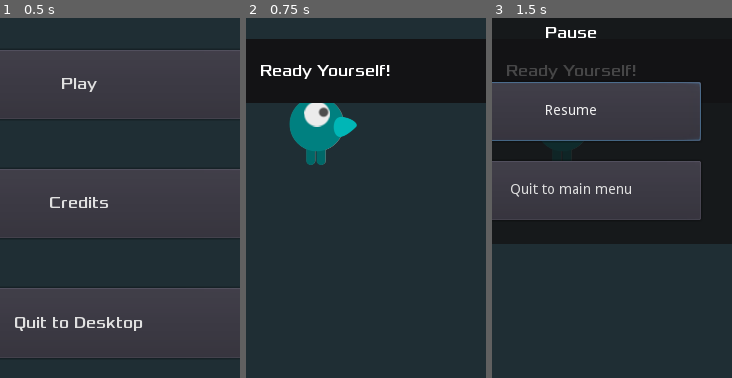
Above: before the commit, frames 1-3 (left to right).
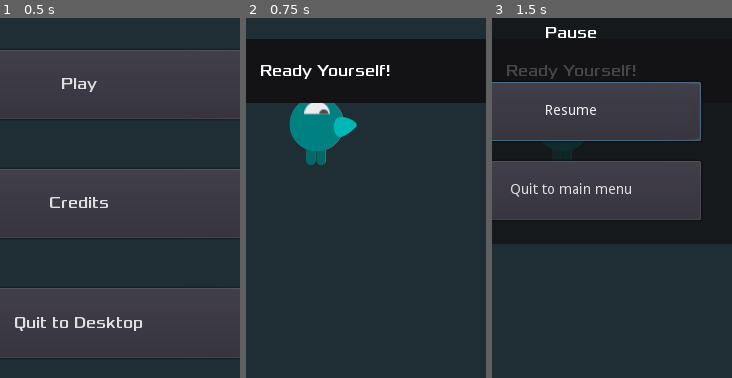
Above: after the commit, the same moments.

Repository: AlixBarreaux/dodge-the-beasties
Game: Godot game, scene res://scenes/Main.tscn
The game is run twice, just before and just after one commit, with the same random seed, the same clock (stepped at 60 frames per second) and the same inputs.
Inputs (mouse positions are % of the whole screen's width and height, from its top left):
- Up to frame 1 (0.5 s): no input
- Up to frame 2 (0.75 s): click "Play" at 0.5 s
- Up to frame 3 (1.5 s): click (92, 5) at 1.25 s
The pictures show only the part of the screen within x 34-84%, y 35-85%; the shares and areas given below are measured in that part.

Frame 1 is identical in both runs. In frame 2, 0.4% of the frame differs, in the area x 24-35%, y 24-31%; in frame 3, nothing differs.

Commit message:
Create new animationTrees/Players which react to start timer signal

Diff:
--- a/autoloads/events.gd
+++ b/autoloads/events.gd
@@ -9,6 +9,8 @@
 signal player_defeated
 signal main_menu_requested
 
+signal start_timer_timeout
+
 
 # ---------------------- RUN CODE ---------------------
 
--- a/project.godot
+++ b/project.godot
@@ -43,6 +43,11 @@
 "class": "QuitButton",
 "language": "GDScript",
 "path": "res://scripts/gui/quit_to_desktop_button.gd"
+}, {
+"base": "Timer",
+"class": "StartTimer",
+"language": "GDScript",
+"path": "res://start_timer.gd"
 } ]
 _global_script_class_icons={
 "DeathSoundPlayer": "",
@@ -51,7 +56,8 @@
 "MainMenu": "",
 "PauseMenu": "",
 "Player": "",
-"QuitButton": ""
+"QuitButton": "",
+"StartTimer": ""
 }
 
 [application]
--- a/resources/default_bus_layout.tres
+++ b/resources/default_bus_layout.tres
@@ -1,6 +1,7 @@
 [gd_resource type="AudioBusLayout" format=2]
 
 [resource]
+bus/0/volume_db = -80.0
 bus/1/name = "SFX"
 bus/1/solo = false
 bus/1/mute = false
--- a/scenes/Main.tscn
+++ b/scenes/Main.tscn
@@ -7,6 +7,7 @@
 [ext_resource path="res://assets/sound/music/house-in-a-forest-loop.ogg" type="AudioStream" id=5]
 [ext_resource path="res://assets/sound/sound-effects/game-over.wav" type="AudioStream" id=6]
 [ext_resource path="res://scripts/death_sound_player.gd" type="Script" id=7]
+[ext_resource path="res://start_timer.gd" type="Script" id=8]
 
 [sub_resource type="Curve2D" id=1]
 _data = {
@@ -40,6 +41,7 @@
 [node name="StartTimer" type="Timer" parent="."]
 wait_time = 2.0
 one_shot = true
+script = ExtResource( 8 )
 
 [node name="PlayerStartingPosition" type="Position2D" parent="."]
 position = Vector2( 232, 368 )
@@ -58,3 +60,4 @@
 
 [connection signal="timeout" from="MobTimer" to="." method="_on_MobTimer_timeout"]
 [connection signal="timeout" from="ScoreTimer" to="." method="_on_ScoreTimer_timeout"]
+[connection signal="timeout" from="StartTimer" to="StartTimer" method="_on_StartTimer_timeout"]
--- a/scenes/Player.tscn
+++ b/scenes/Player.tscn
@@ -21,29 +21,158 @@
 "speed": 5.0
 } ]
 
+[sub_resource type="Animation" id=28]
+resource_name = "Die"
+tracks/0/type = "value"
+tracks/0/path = NodePath(".:frame")
+tracks/0/interp = 1
+tracks/0/loop_wrap = true
+tracks/0/imported = false
+tracks/0/enabled = true
+tracks/0/keys = {
+"times": PoolRealArray( 0 ),
+"transitions": PoolRealArray( 1 ),
+"update": 1,
+"values": [ 4 ]
+}
+
+[sub_resource type="Animation" id=29]
+resource_name = "Happy"
+tracks/0/type = "value"
+tracks/0/path = NodePath(".:frame")
+tracks/0/interp = 1
+tracks/0/loop_wrap = true
+tracks/0/imported = false
+tracks/0/enabled = true
+tracks/0/keys = {
+"times": PoolRealArray( 0 ),
+"transitions": PoolRealArray( 1 ),
+"update": 1,
+"values": [ 3 ]
+}
+
+[sub_resource type="Animation" id=27]
+resource_name = "Idle"
+tracks/0/type = "value"
+tracks/0/path = NodePath(".:frame")
+tracks/0/interp = 1
+tracks/0/loop_wrap = true
+tracks/0/imported = false
+tracks/0/enabled = true
+tracks/0/keys = {
+"times": PoolRealArray( 0 ),
+"transitions": PoolRealArray( 1 ),
+"update": 1,
+"values": [ 2 ]
+}
+
+[sub_resource type="Animation" id=32]
+resource_name = "Prepare"
+tracks/0/type = "value"
+tracks/0/path = NodePath(".:frame")
+tracks/0/interp = 1
+tracks/0/loop_wrap = true
+tracks/0/imported = false
+tracks/0/enabled = true
+tracks/0/keys = {
+"times": PoolRealArray( 0 ),
+"transitions": PoolRealArray( 1 ),
+"update": 1,
+"values": [ 0 ]
+}
+
+[sub_resource type="Animation" id=30]
+length = 0.001
+tracks/0/type = "value"
+tracks/0/path = NodePath(".:frame")
+tracks/0/interp = 1
+tracks/0/loop_wrap = true
+tracks/0/imported = false
+tracks/0/enabled = true
+tracks/0/keys = {
+"times": PoolRealArray( 0 ),
+"transitions": PoolRealArray( 1 ),
+"update": 1,
+"values": [ 2 ]
+}
+
+[sub_resource type="AnimationNodeAnimation" id=34]
+animation = "Die"
+
+[sub_resource type="AnimationNodeAnimation" id=35]
+animation = "Happy"
+
+[sub_resource type="AnimationNodeAnimation" id=40]
+animation = "Idle"
+
+[sub_resource type="AnimationNodeAnimation" id=41]
+animation = "Prepare"
+
+[sub_resource type="AnimationNodeStateMachineTransition" id=39]
+
+[sub_resource type="AnimationNodeStateMachineTransition" id=42]
+
+[sub_resource type="AnimationNodeStateMachineTransition" id=43]
+
+[sub_resource type="AnimationNodeStateMachineTransition" id=44]
+
+[sub_resource type="AnimationNodeStateMachineTransition" id=45]
+
+[sub_resource type="AnimationNodeStateMachineTransition" id=46]
+
+[sub_resource type="AnimationNodeStateMachineTransition" id=47]
+
+[sub_resource type="AnimationNodeStateMachineTransition" id=55]
+
+[sub_resource type="AnimationNodeStateMachineTransition" id=56]
+
+[sub_resource type="AnimationNodeStateMachine" id=36]
+states/Die/node = SubResource( 34 )
+states/Die/position = Vector2( 546, 223 )
+states/Happy/node = SubResource( 35 )
+states/Happy/position = Vector2( 546, 60 )
+states/Idle/node = SubResource( 40 )
+states/Idle/position = Vector2( 124, 223 )
+states/Prepare/node = SubResource( 41 )
+states/Prepare/position = Vector2( 124, 60 )
+transitions = [ "Happy", "Die", SubResource( 39 ), "Prepare", "Idle", SubResource( 42 ), "Idle", "Prepare", SubResource( 43 ), "Happy", "Prepare", SubResource( 44 ), "Prepare", "Happy", SubResource( 45 ), "Prepare", "Die", SubResource( 46 ), "Idle", "Die", SubResource( 47 ), "Idle", "Happy", SubResource( 55 ), "Happy", "Idle", SubResource( 56 ) ]
+start_node = "Prepare"
+graph_offset = Vector2( -7, 6 )
+
+[sub_resource type="AnimationNodeStateMachinePlayback" id=37]
+
 [sub_resource type="CircleShape2D" id=2]
 radius = 52.0
 
 [sub_resource type="Animation" id=3]
 resource_name = "Die"
-
-[sub_resource type="Animation" id=21]
-resource_name = "Eye Alert"
-tracks/0/type = "value"
-tracks/0/path = NodePath("EyeSprite:frame")
-tracks/0/interp = 1
-tracks/0/loop_wrap = true
-tracks/0/imported = false
-tracks/0/enabled = true
-tracks/0/keys = {
-"times": PoolRealArray( 0 ),
-"transitions": PoolRealArray( 1 ),
-"update": 1,
-"values": [ 3 ]
-}
-
-[sub_resource type="Animation" id=22]
-resource_name = "Eye Rest"
+tracks/0/type = "value"
+tracks/0/path = NodePath(".:rotation_degrees")
+tracks/0/interp = 1
+tracks/0/loop_wrap = true
+tracks/0/imported = false
+tracks/0/enabled = true
+tracks/0/keys = {
+"times": PoolRealArray( 0, 0.4, 0.9 ),
+"transitions": PoolRealArray( 1, 1, 1 ),
+"update": 0,
+"values": [ 0.0, 360.0, 720.0 ]
+}
+tracks/1/type = "value"
+tracks/1/path = NodePath(".:scale")
+tracks/1/interp = 1
+tracks/1/loop_wrap = true
+tracks/1/imported = false
+tracks/1/enabled = true
+tracks/1/keys = {
+"times": PoolRealArray( 0, 0.9 ),
+"transitions": PoolRealArray( 1, 1 ),
+"update": 0,
+"values": [ Vector2( 1, 1 ), Vector2( 0, 0 ) ]
+}
+
+[sub_resource type="Animation" id=48]
+resource_name = "Idle"
 
 [sub_resource type="Animation" id=10]
 resource_name = "Move Down"
@@ -120,7 +249,7 @@
 "values": [ true ]
 }
 tracks/1/type = "value"
-tracks/1/path = NodePath("EyeSprite:flip_h")
+tracks/1/path = NodePath(".:rotation_degrees")
 tracks/1/interp = 1
 tracks/1/loop_wrap = true
 tracks/1/imported = false
@@ -128,12 +257,27 @@
 tracks/1/keys = {
 "times": PoolRealArray( 0 ),
 "transitions": PoolRealArray( 1 ),
-"update": 1,
-"values": [ false ]
-}
-
-[sub_resource type="AnimationNodeAnimation" id=5]
+"update": 0,
+"values": [ 0.0 ]
+}
+tracks/2/type = "value"
+tracks/2/path = NodePath(".:scale")
+tracks/2/interp = 1
+tracks/2/loop_wrap = true
+tracks/2/imported = false
+tracks/2/enabled = true
+tracks/2/keys = {
+"times": PoolRealArray( 0 ),
+"transitions": PoolRealArray( 1 ),
+"update": 0,
+"values": [ Vector2( 1, 1 ) ]
+}
+
+[sub_resource type="AnimationNodeAnimation" id=49]
 animation = "Die"
+
+[sub_resource type="AnimationNodeAnimation" id=50]
+animation = "Idle"
 
 [sub_resource type="AnimationNodeAnimation" id=14]
 animation = "Move Down"
@@ -160,14 +304,23 @@
 max_space = Vector2( 1, 5 )
 blend_mode = 1
 
-[sub_resource type="AnimationNodeStateMachineTransition" id=19]
+[sub_resource type="AnimationNodeStateMachineTransition" id=51]
+
+[sub_resource type="AnimationNodeStateMachineTransition" id=52]
+
+[sub_resource type="AnimationNodeStateMachineTransition" id=53]
+
+[sub_resource type="AnimationNodeStateMachineTransition" id=54]
 
 [sub_resource type="AnimationNodeStateMachine" id=8]
-states/Die/node = SubResource( 5 )
-states/Die/position = Vector2( 743, 72 )
+states/Die/node = SubResource( 49 )
+states/Die/position = Vector2( 316, 174 )
+states/Idle/node = SubResource( 50 )
+states/Idle/position = Vector2( 187, 88 )
 states/Move/node = SubResource( 18 )
-states/Move/position = Vector2( 544, 72 )
-transitions = [ "Move", "Die", SubResource( 19 ) ]
+states/Move/position = Vector2( 451, 88 )
+transitions = [ "Idle", "Die", SubResource( 51 ), "Idle", "Move", SubResource( 52 ), "Move", "Idle", SubResource( 53 ), "Move", "Die", SubResource( 54 ) ]
+start_node = "Idle"
 
 [sub_resource type="AnimationNodeStateMachinePlayback" id=9]
 
@@ -193,6 +346,19 @@
 hframes = 5
 frame = 2
 
+[node name="AnimationPlayer" type="AnimationPlayer" parent="EyeSprite"]
+anims/Die = SubResource( 28 )
+anims/Happy = SubResource( 29 )
+anims/Idle = SubResource( 27 )
+anims/Prepare = SubResource( 32 )
+anims/RESET = SubResource( 30 )
+
+[node name="AnimationTree" type="AnimationTree" parent="EyeSprite"]
+tree_root = SubResource( 36 )
+anim_player = NodePath("../AnimationPlayer")
+active = true
+parameters/playback = SubResource( 37 )
+
 [node name="CollisionShape2D" type="CollisionShape2D" parent="."]
 self_modulate = Color( 0.0784314, 1, 0, 1 )
 position = Vector2( 0, -6.28249 )
@@ -201,8 +367,7 @@
 
 [node name="AnimationPlayer" type="AnimationPlayer" parent="."]
 anims/Die = SubResource( 3 )
-"anims/Eye Alert" = SubResource( 21 )
-"anims/Eye Rest" = SubResource( 22 )
+anims/Idle = SubResource( 48 )
 "anims/Move Down" = SubResource( 10 )
 "anims/Move Left" = SubResource( 4 )
 "anims/Move Right" = SubResource( 11 )
@@ -214,7 +379,7 @@
 anim_player = NodePath("../AnimationPlayer")
 active = true
 parameters/playback = SubResource( 9 )
-parameters/Move/blend_position = Vector2( -0.0316957, 3.92857 )
+parameters/Move/blend_position = Vector2( 0, 0 )
 
 [node name="MobDetectZone" type="Area2D" parent="."]
 collision_layer = 0
--- a/scripts/player.gd
+++ b/scripts/player.gd
@@ -19,19 +19,48 @@
 onready var collision_shape_2d: CollisionShape2D = $CollisionShape2D
 onready var eye_sprite: Sprite = $EyeSprite
 
+onready var animation_tree: AnimationTree = $AnimationTree
+onready var animation_player: AnimationPlayer = $AnimationPlayer
+onready var animation_node_sm_playback: AnimationNodeStateMachinePlayback = $AnimationTree.get("parameters/playback")
+
+onready var eye_animation_tree: AnimationTree = $EyeSprite/AnimationTree
+onready var eye_animation_player: AnimationPlayer = $EyeSprite/AnimationPlayer
+onready var eye_animation_node_sm_playback: AnimationNodeStateMachinePlayback = $EyeSprite/AnimationTree.get("parameters/playback")
+
 
 ################################# RUN THE CODE #################################
 
 
 func _ready() -> void:
 	self._initialize_signals()
-	self.screen_size = get_viewport_rect().size
-	self.hide()
+	self._initialize()
 	return
 
 
 func _initialize_signals() -> void:
 	Events.connect("game_quited", self, "disable")
+
+	# PLAY BOTH ANIMATION PLAYERS!
+	Events.connect("start_timer_timeout", self, "on_start_timer_timeout")
+	return
+
+
+func _initialize() -> void:
+	self.screen_size = get_viewport_rect().size
+	self.hide()
+
+	animation_tree.active = true
+	eye_animation_tree.active = true
+
+	eye_animation_node_sm_playback.travel("Prepare")
+	animation_node_sm_playback.travel("Idle")
+
+	return
+
+
+func on_start_timer_timeout() -> void:
+	animation_node_sm_playback.travel("Idle")
+	eye_animation_node_sm_playback.travel("Idle")
 	return
 
 
@@ -97,8 +126,14 @@
 
 
 func _on_Player_body_entered(_body: PhysicsBody2D) -> void:
-	disable()
+	die()
 	Events.emit_signal("player_defeated")
+
+
+func die() -> void:
+	animation_node_sm_playback.travel("Die")
+	self.disable()
+	return
 
 
 func enable() -> void:
--- /dev/null
+++ b/start_timer.gd
@@ -0,0 +1,14 @@
+extends Timer
+class_name StartTimer
+
+
+# ----------------------------- DECLARE VARIABLES -----------------------------
+
+# ---------------------------------- RUN CODE ---------------------------------
+
+# ----------------------------- DECLARE FUNCTIONS -----------------------------
+
+
+func _on_StartTimer_timeout() -> void:
+	Events.emit_signal("start_timer_timeout")
+	return
Not shown: 1 places in scenes/Main.tscn that only renumber resources
Not shown: 1 places in scenes/Player.tscn that only renumber resources
